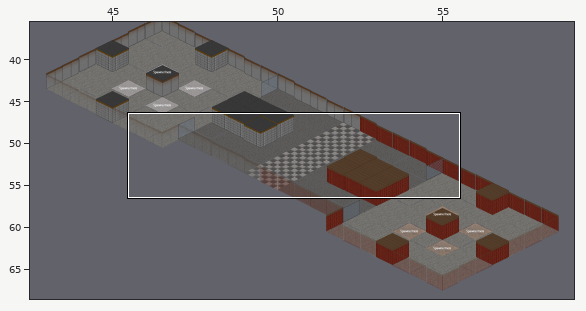
Tiled map, stored at res/maps/dm_map01.tmx. Above: a wide view before the commit, with the close-up outlined.
Close-up. Before the edit:
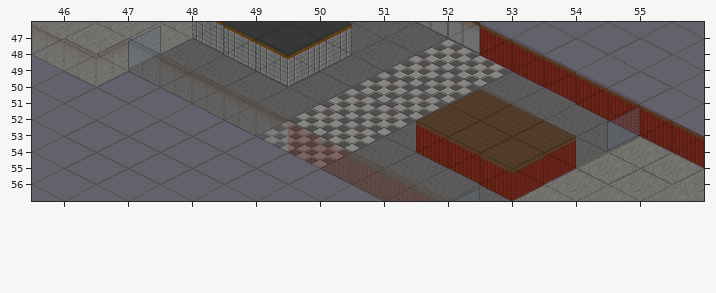
Cells are 128x65 px. Every second row is shifted by half a cell. Shown: x 46..55, y 47..56. The commit also changed other parts of the map, which this record leaves out.
The result:
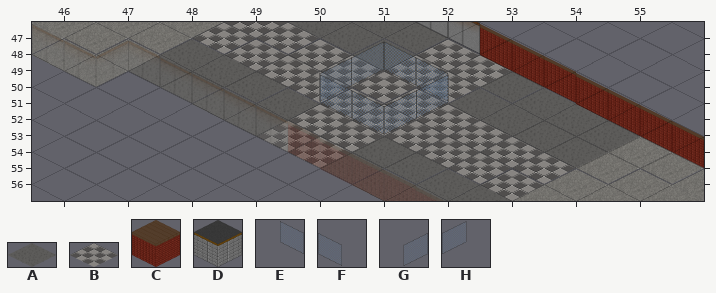
Key: from "floors": A 1, B 8; from "walls": C 0 "wall", D 16 "wall", E 24 "fence", F 25 "fence", G 26 "wall", H 27 "wall".
_ is an empty cell, . an unchanged one.
Change:
--- layer "Floor"
@@ x 48..50 @@
-47 __.
-48 .__
-49 ._A
-50 ..A
+47 BB.
+48 .BB
+49 .BB
+50 ..B
@@ x 51..53 @@
-52 .A.
-53 A_.
-54 .__
-55 .__
-56 .._
+52 .B.
+53 BB.
+54 .BB
+55 .BB
+56 ..B
--- layer "Walls"
@@ x 48..50 @@
-47 DD.
-48 .DD
-49 .D.
+47 __.
+48 .__
+49 ._.
@@ x 52..53 @@
-53 C.
-54 CC
-55 CC
-56 .C
+53 _.
+54 __
+55 __
+56 ._
--- layer "fences"
@@ x 47..52 @@
-49 H..__.
-50 ..._._
+49 _..GF.
+50 ...G.F
@@ x 50..54 @@
-52 _._..
-53 __..G
+52 E.H..
+53 EH.._
